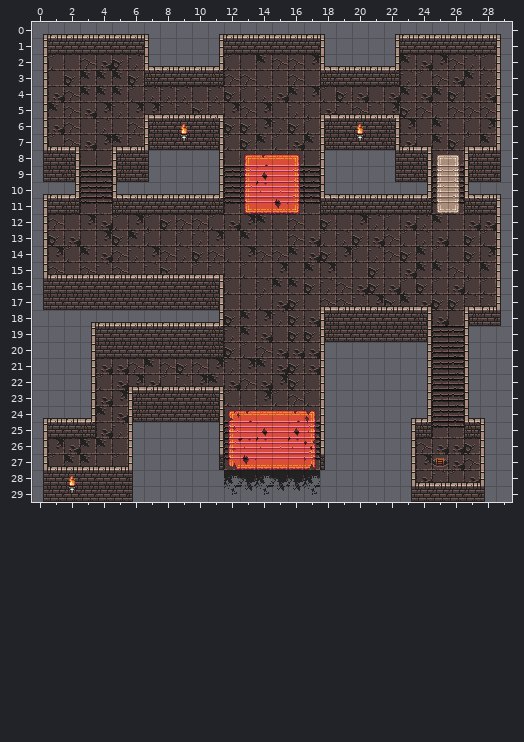
A Tiled map gets an edit: res/map/hub.tmx. Above is the file before it was changed.
Cells are 16x16 px. Shown: x 0..29, y 0..29.
And afterwards:
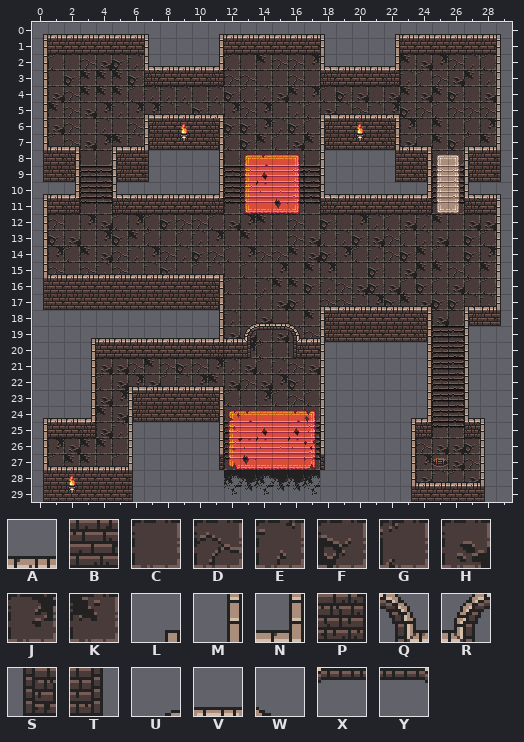
Key: from "tileset": A 2, B 66, C 257, D 258, E 259, F 321, G 322, H 323, J 385, K 386, L 448, M 512, N 579, P 643, Q 838, R 839, S 902, T 903, U 961, V 962, W 963, X 964, Y 966.
_ is an empty cell.
Difference:
Layer "back":
y 18: x 3..17 LAAAAAAANFKJEFH -> ________MECHCCK
y 19: x 3..17 MBBBBBBBPEKHCFF -> LAAAAAAANHHGHED
y 20: x 12..17 FGDHHH -> _JGCJ_
y 21: x 13..16 JKHF -> HGED
Layer "back_over":
y 20: x 12..13 __ -> BT; x 16..17 __ -> SB
Layer "over":
y 18: x 13..16 ____ -> UVVW
y 19: x 12..17 ______ -> ARXYQA
Changed places in both pictures, as pixel boxes (x1, y1, x2, y2):
changed: (91, 310, 320, 374)
